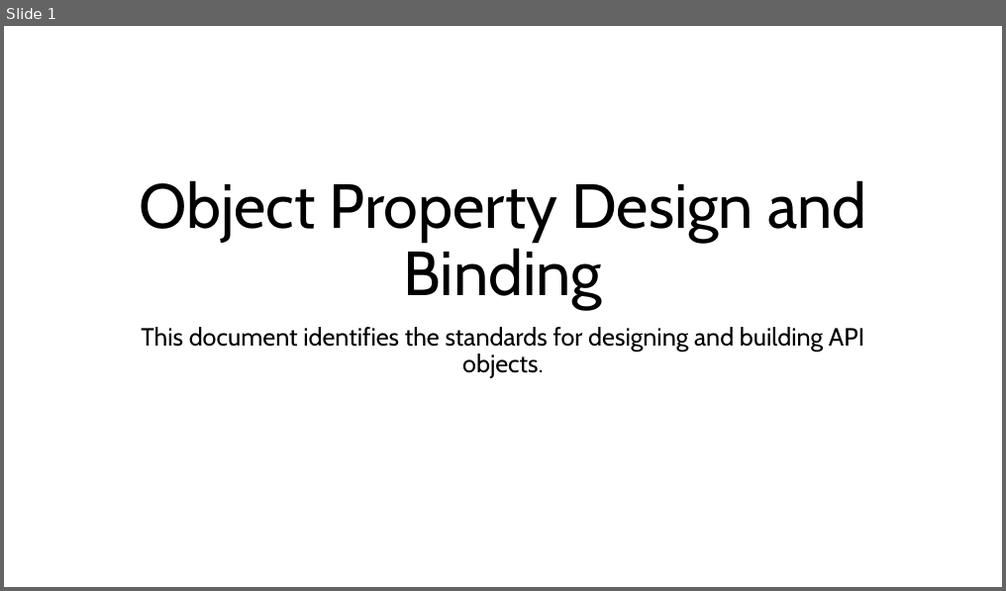
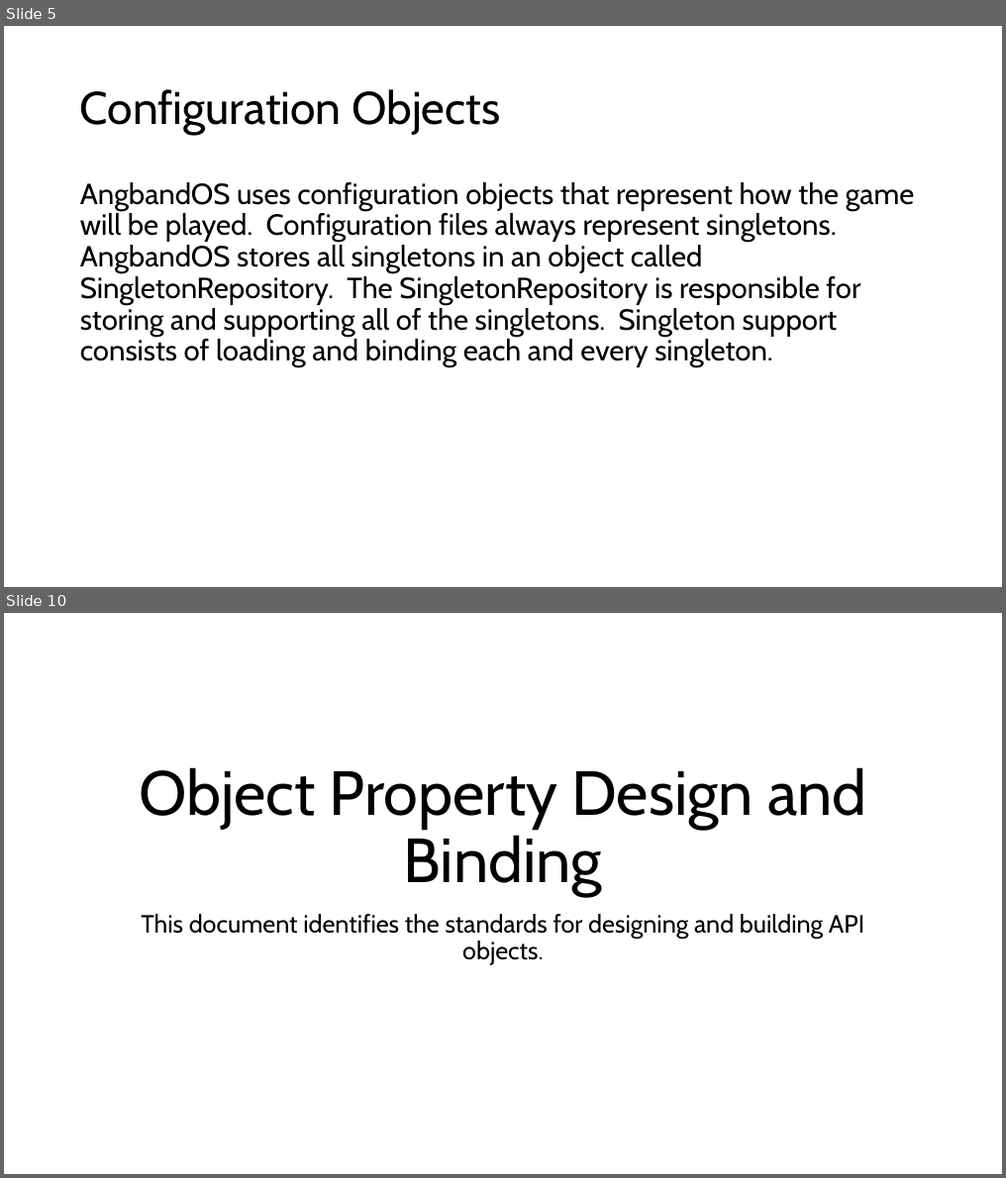
Before and after one commit to marcjohnston/AngbandOS, a slide deck: Documents/Object Property Design and Binding.pptx. Shown one above the other, each under a label of ours: slide 1 before the commit, slides 5 and 10 after it; the slides between them are not shown. The pictures are 1006x591 and 1006x1178 pixels, drawn with LibreOffice and Linux fonts; fonts in the diff are those of the drawing. Boxes give left, top, right and bottom in pixels: in the first picture for what was removed or moved away, otherwise in the second. Text is boxed around its words. In the diff, an @@ line names an element or a change of style, - is before the commit and + after.

Commit message:
Updated documentation and moved the SingletonRepository into the _Repository folder.

```diff
--- a/Documents/Object Property Design and Binding.pptx
+++ b/Documents/Object Property Design and Binding.pptx
@@ slide 5 added at box(4, 26, 1002, 587), background #FFFFFF @@
@@ title added at box(80, 89, 500, 135), 44 pt, text #000000 @@
+Configuration Objects
@@ text added at box(80, 182, 915, 369), 28 pt, text #000000 @@
+AngbandOS uses configuration objects that represent how the game will be played. Configuration files always represent singletons. AngbandOS stores all singletons in an object called SingletonRepository. The SingletonRepository is responsible for storing and supporting all of the singletons. Singleton support consists of loading and binding each and every singleton.
@@ what was slide 1 is now slide 10 @@
```
Also in this commit, not shown: 8 other slides added, 1 other file.
